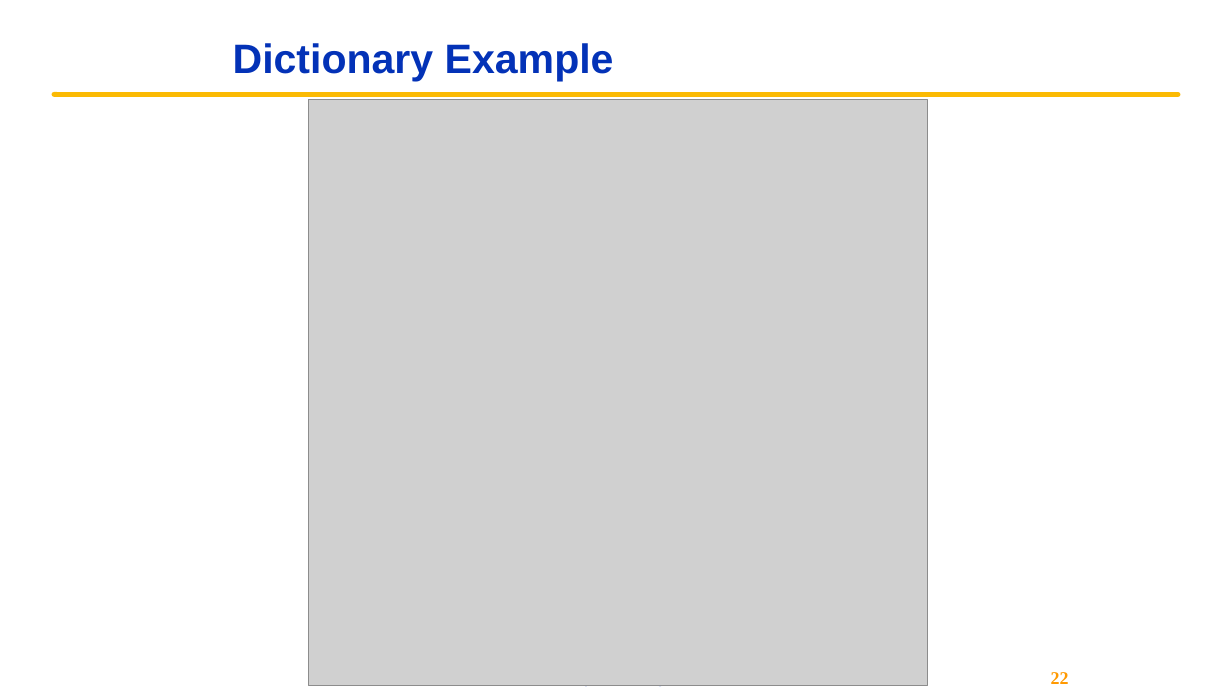
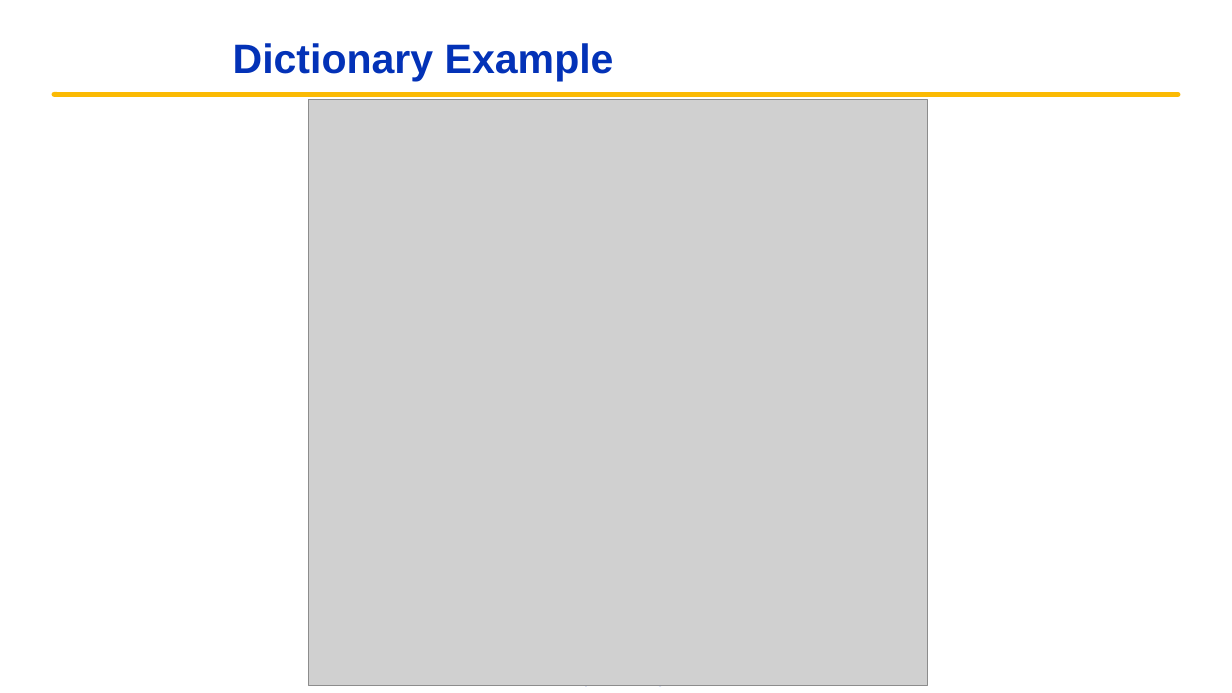
Before and after one commit to cs88-website/fa22, a slide deck: slide 22 of assets/slides/fa22/08-Lambda_Dictionaries.pptx. Drawn at 1232x693 pixels with LibreOffice and Linux fonts; fonts in the diff are those of the drawing; grey boxes stand for pictures; background and template pictures are left out. Boxes give left, top, right and bottom in pixels: in the first picture for what was removed or moved away, otherwise in the second. Text is boxed around its words. In the diff, an @@ line names an element or a change of style, - is before the commit and + after.

```diff
--- a/assets/slides/fa22/08-Lambda_Dictionaries.pptx
+++ b/assets/slides/fa22/08-Lambda_Dictionaries.pptx
@@ page number removed at box(1051, 672, 1069, 684) @@
-22
```
Also in this commit, not shown: 1 other slide changed, 5 other files.
